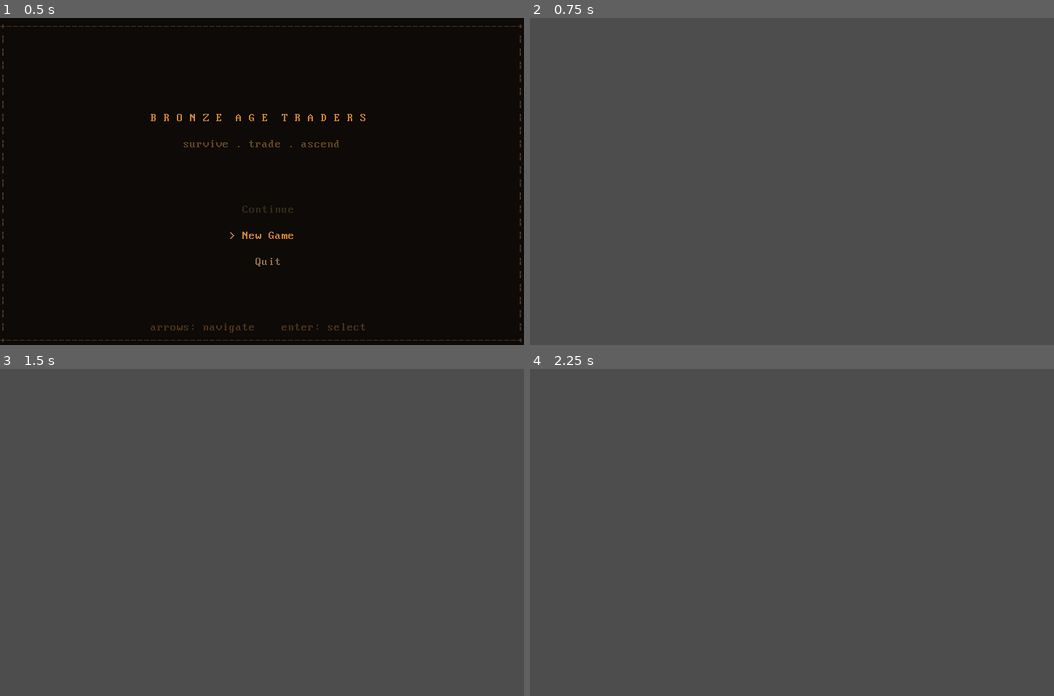
Above: before the commit, frames 1-4 (two rows, left to right).
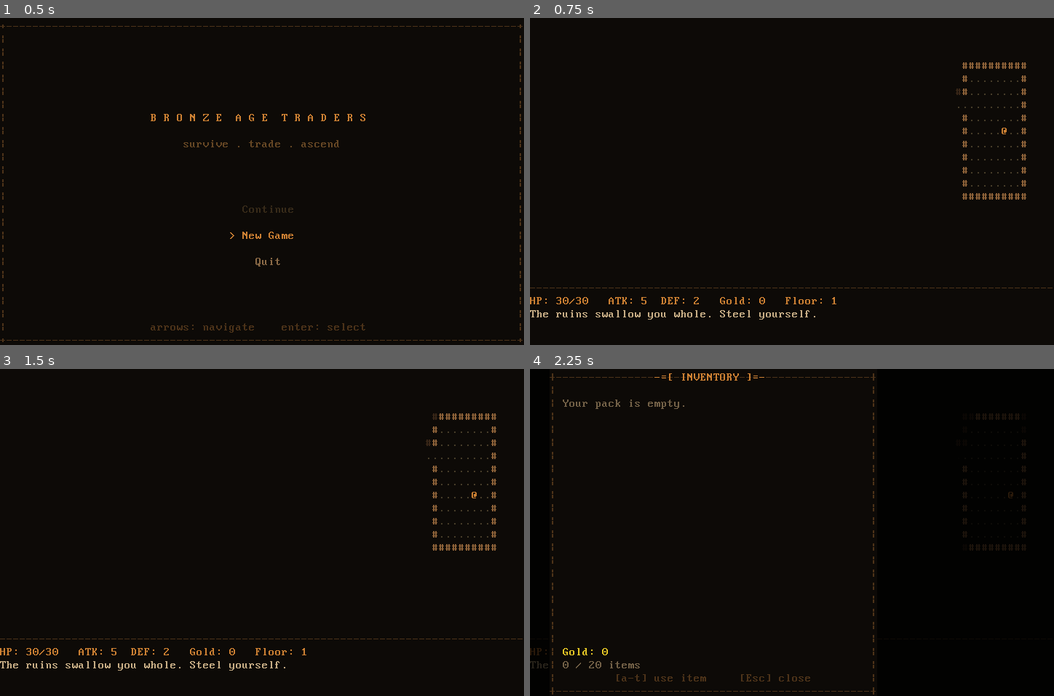
Above: after the commit, the same moments.

Repository: kpweaver/bronze-age-traders
Game: Godot game, scene res://ui/main_menu.tscn
The game is run twice, just before and just after one commit, with the same random seed, the same clock (stepped at 60 frames per second) and the same inputs.
Inputs:
- Up to frame 1 (0.5 s): no input
- Up to frame 2 (0.75 s): tap Enter at 0.5 s; hold Right from 0.53 s (still down); tap T at 0.6 s
- Up to frame 3 (1.5 s): tap Space at 0.77, 1.25 s; release Right at 1.28 s; hold Down from 1.28 s (still down); tap T at 1.35 s
- Up to frame 4 (2.25 s): tap Space at 1.52 s; tap Enter at 2 s; release Down at 2.03 s; hold Right from 2.03 s (still down); tap I at 2.1 s

Frame 1 is identical in both runs. In frame 2, 100% of the frame differs, in the area x 0-100%, y 0-100%; in frame 3, 100%; in frame 4, 100%.
Error before the commit: Parse Error: Cannot infer the type of "key" variable because the value doesn't have a set type. (res://scripts/ascii_map.gd:221)

Commit message:
Fix parse errors causing grey screen on new game
Three GDScript type-inference errors prevented scripts from loading:
- ascii_map.gd: explicit int annotations for key/idx variables
- procgen.gd: explicit Vector2i for stairs_pos, untyped var for item
  (Item class_name not in cache; consistent with preload pattern)

Co-Authored-By: Claude Sonnet 4.6 <noreply@anthropic.com>

Diff:
--- a/project.godot
+++ b/project.godot
@@ -11,18 +11,18 @@
 [application]
 
 config/name="BronzeAgeTraders"
+run/main_scene="res://ui/main_menu.tscn"
 config/features=PackedStringArray("4.6", "Forward Plus")
 config/icon="res://icon.svg"
-run/main_scene="res://ui/main_menu.tscn"
+
+[autoload]
+
+GameState="*res://scripts/game_state.gd"
 
 [display]
 
 window/size/viewport_width=720
 window/size/viewport_height=450
-
-[autoload]
-
-GameState="*res://scripts/game_state.gd"
 
 [physics]
 
--- a/scripts/ascii_map.gd
+++ b/scripts/ascii_map.gd
@@ -218,14 +218,14 @@
 
 func _handle_inventory_input(event: InputEvent) -> void:
 	get_viewport().set_input_as_handled()
-	var key := event.physical_keycode
+	var key: int = event.physical_keycode
 	if key == KEY_ESCAPE or key == KEY_I:
 		_screen = Screen.NONE
 		queue_redraw()
 		return
 	# a–t maps to inventory slots 0–19
 	if key >= KEY_A and key <= KEY_T:
-		var idx := key - KEY_A
+		var idx: int = key - KEY_A
 		if idx < _player.inventory.size():
 			var item = _player.inventory[idx]
 			var msg: String = item.use(_player)
--- a/scripts/map/procgen.gd
+++ b/scripts/map/procgen.gd
@@ -70,7 +70,7 @@
 
 	# Stairs at the center of the last room
 	if not rooms.is_empty():
-		var stairs_pos := rooms.back().center()
+		var stairs_pos: Vector2i = rooms.back().center()
 		var stairs := EntityClass.new(stairs_pos, ">", Color(0.90, 0.85, 0.60), "Stairs Down", false)
 		stairs.game_map = map
 		map.entities.append(stairs)
@@ -131,7 +131,7 @@
 		var y := randi_range(room.y1 + 1, room.y2 - 2)
 		if _item_at(map, x, y):
 			continue
-		var item: Item
+		var item
 		if randf() < 0.6:
 			# From floor 3 onward, Healing Draughts (~25 HP) can appear alongside
 			# basic Health Potions (~8 HP). Chance grows with depth, capped at 50%.
Not shown, added: assets/fonts/Px437_IBM_VGA_9x16.ttf.import
Not shown, added: ui/main_menu.gd.uid
